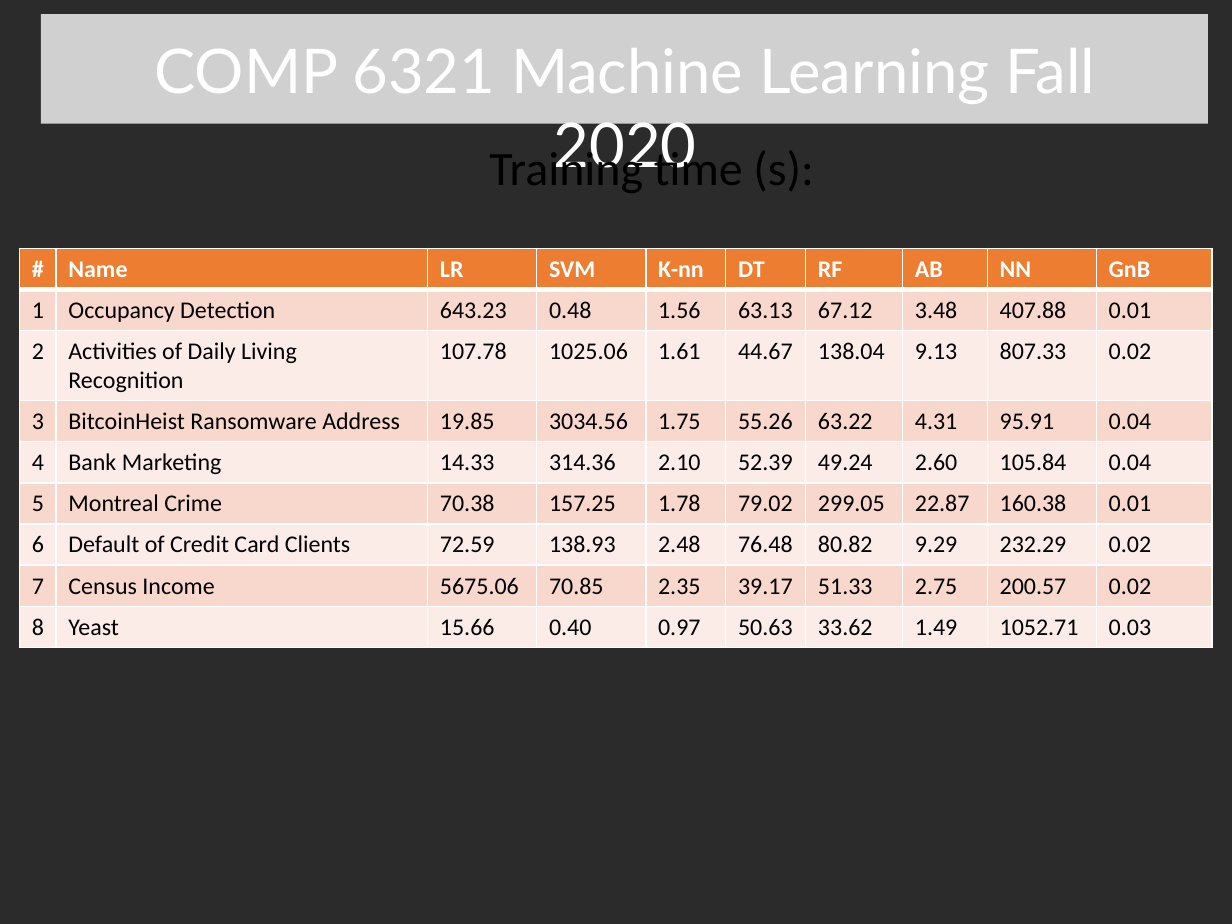
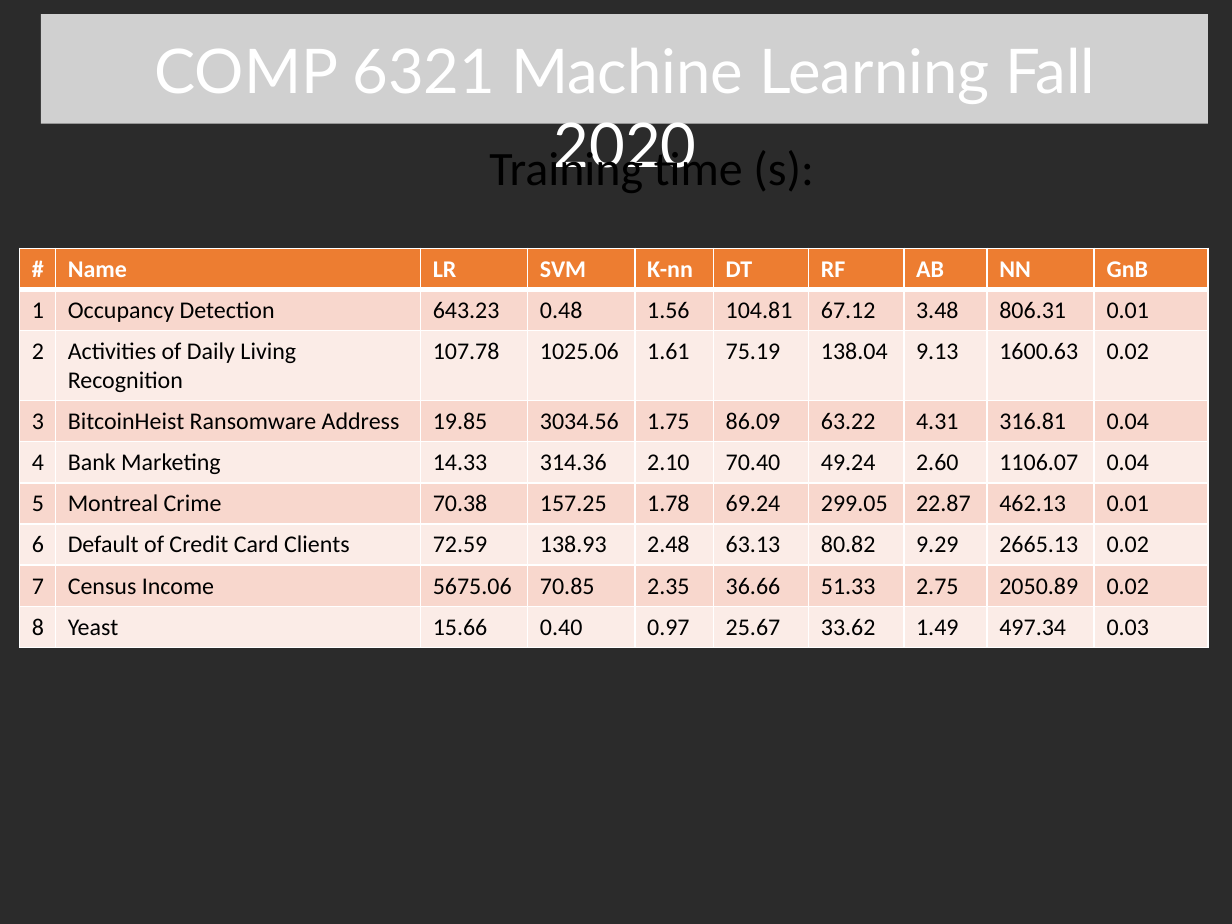
Before and after one commit to mdherdi/MachineLearning_ModelComparison, a slide deck: slide 5 of proposal/project.pptx. Drawn at 1232x924 pixels with LibreOffice and Linux fonts; fonts in the diff are those of the drawing; grey boxes stand for pictures; background and template pictures are left out; a plain dark background stands for a picture behind light text. Boxes give left, top, right and bottom in pixels: in the first picture for what was removed or moved away, otherwise in the second. Text is boxed around its words. In the diff, an @@ line names an element or a change of style, - is before the commit and + after.

```diff
--- a/proposal/project.pptx
+++ b/proposal/project.pptx
@@ table at <box>20,249,1207,647</box> @@
-row 2, column 6: 63.13
+row 2, column 6: 104.81
-row 2, column 9: 407.88
+row 2, column 9: 806.31
-row 3, column 6: 44.67
+row 3, column 6: 75.19
-row 3, column 9: 807.33
+row 3, column 9: 1600.63
-row 4, column 6: 55.26
+row 4, column 6: 86.09
-row 4, column 9: 95.91
+row 4, column 9: 316.81
-row 5, column 6: 52.39
+row 5, column 6: 70.40
-row 5, column 9: 105.84
+row 5, column 9: 1106.07
-row 6, column 6: 79.02
+row 6, column 6: 69.24
-row 6, column 9: 160.38
+row 6, column 9: 462.13
-row 7, column 6: 76.48
+row 7, column 6: 63.13
-row 7, column 9: 232.29
+row 7, column 9: 2665.13
-row 8, column 6: 39.17
+row 8, column 6: 36.66
-row 8, column 9: 200.57
+row 8, column 9: 2050.89
-row 9, column 6: 50.63
+row 9, column 6: 25.67
-row 9, column 9: 1052.71
+row 9, column 9: 497.34
@@ table: place and size @@
-table at <box>20,249,1216,647</box>
+table at <box>20,249,1207,647</box>
```
Also in this commit, not shown: 1 other slide changed.
